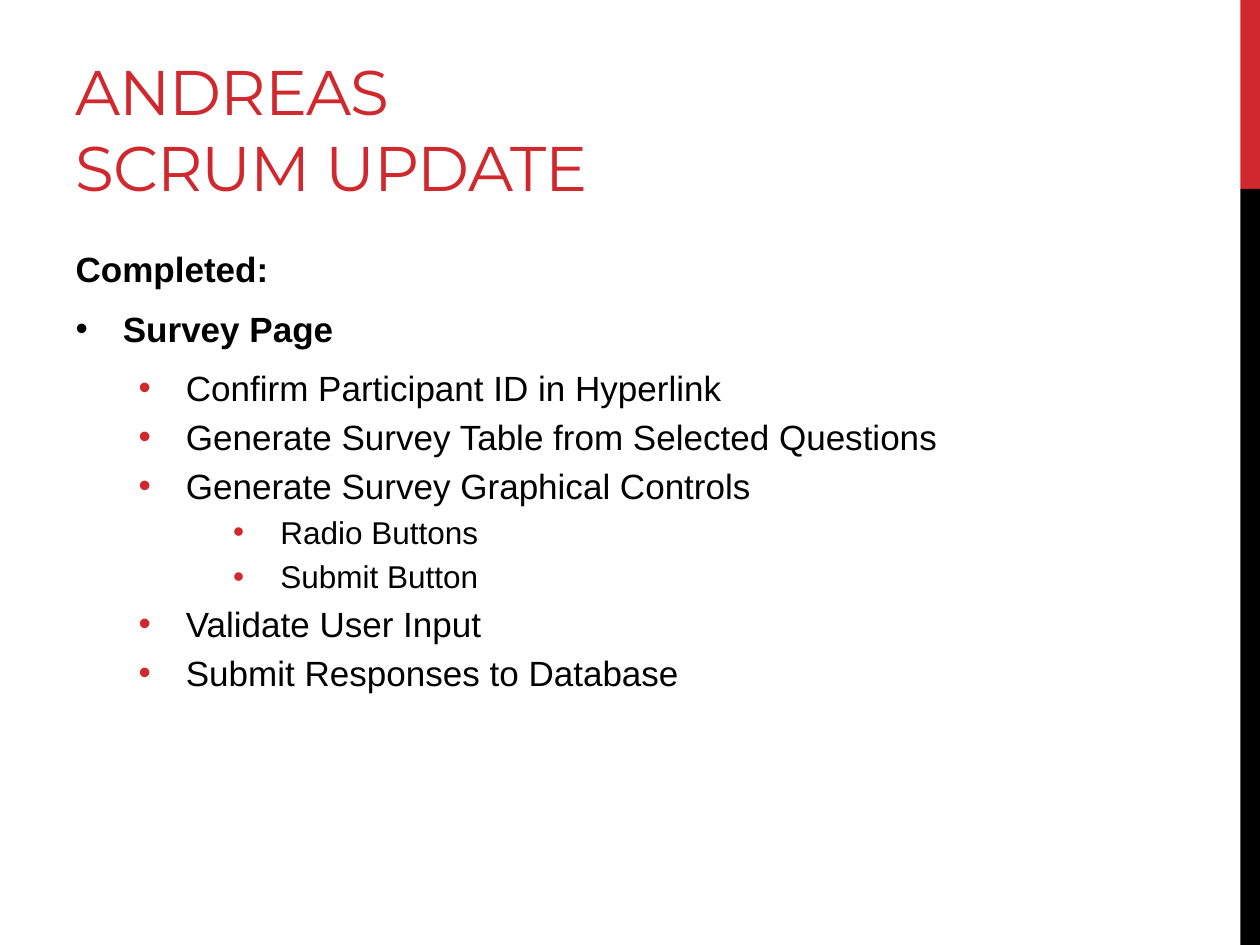
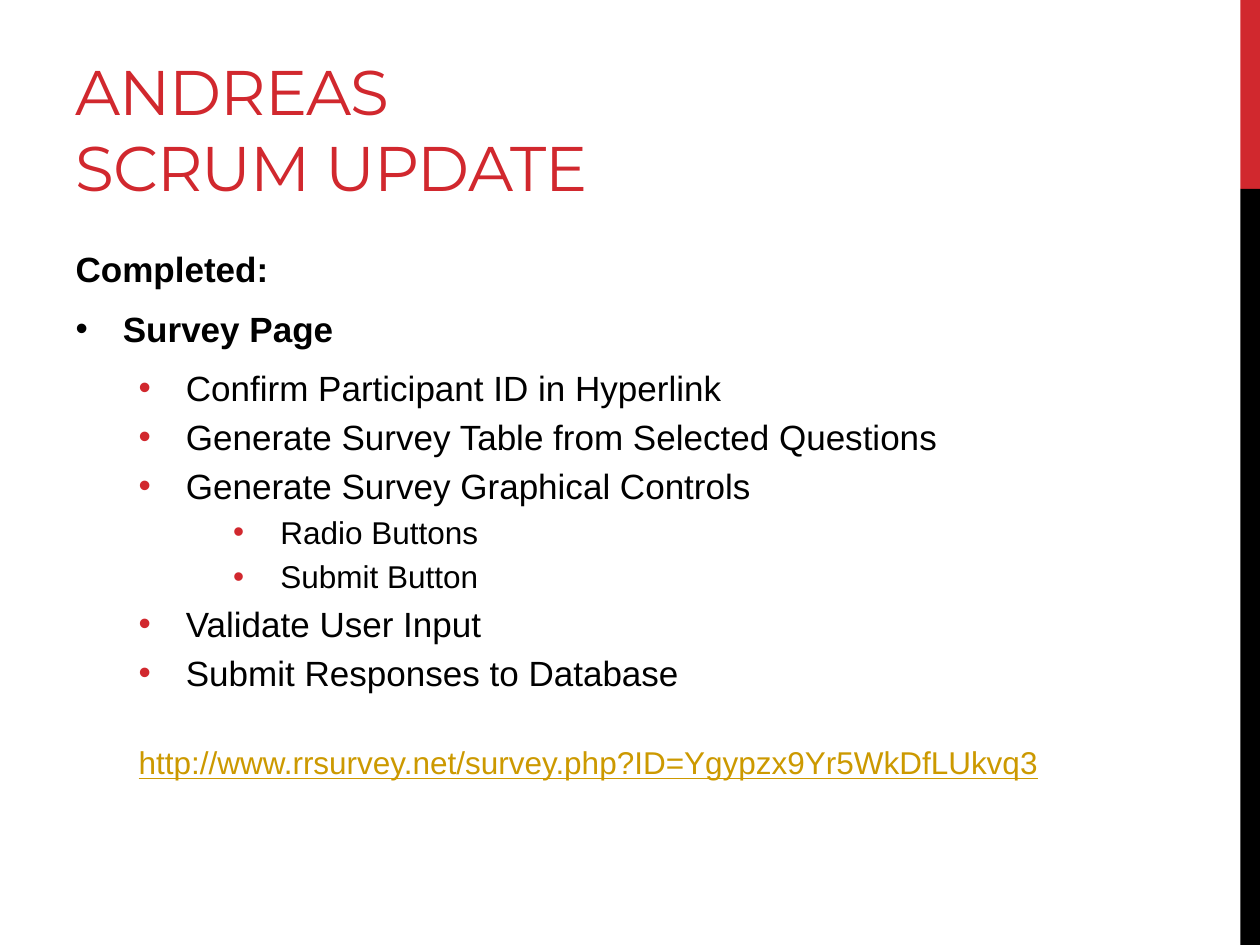
Before and after one commit to AndreasSchwagerl/RR-Survey-System, a slide deck: slide 2 of Presentation/Web Survey System - SCRUM Update 1.pptx. Drawn at 1260x945 pixels with LibreOffice and Linux fonts; fonts in the diff are those of the drawing. Boxes give left, top, right and bottom in pixels: in the first picture for what was removed or moved away, otherwise in the second. Text is boxed around its words. In the diff, an @@ line names an element or a change of style, - is before the commit and + after.

```diff
--- a/Presentation/Web Survey System - SCRUM Update 1.pptx
+++ b/Presentation/Web Survey System - SCRUM Update 1.pptx
@@ text at (139, 751, 1038, 780): paragraph added @@
+  http://www.rrsurvey.net/survey.php?ID=Ygypzx9Yr5WkDfLUkvq3
```
Also in this commit, not shown: 1 other slide changed, 1 slide added.
